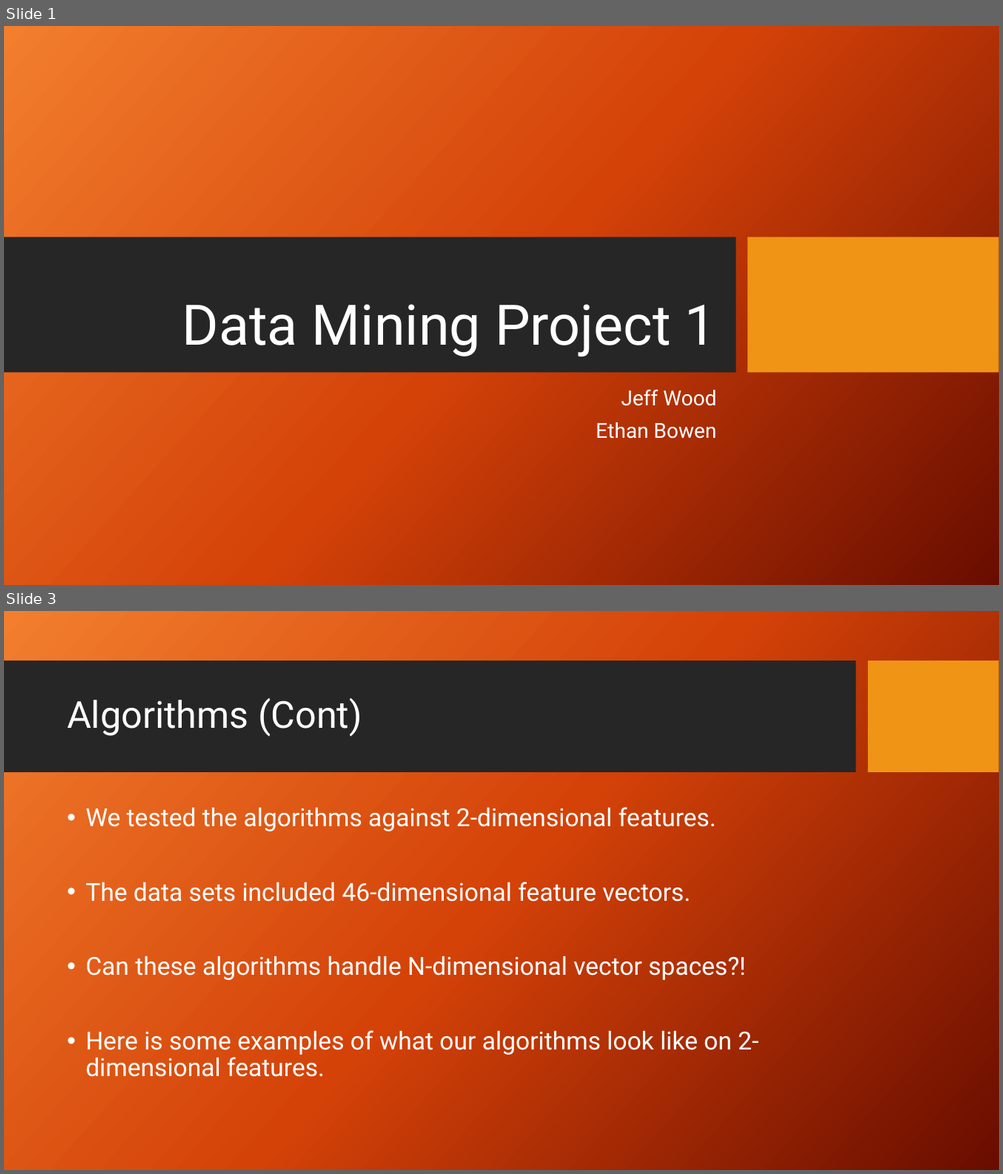
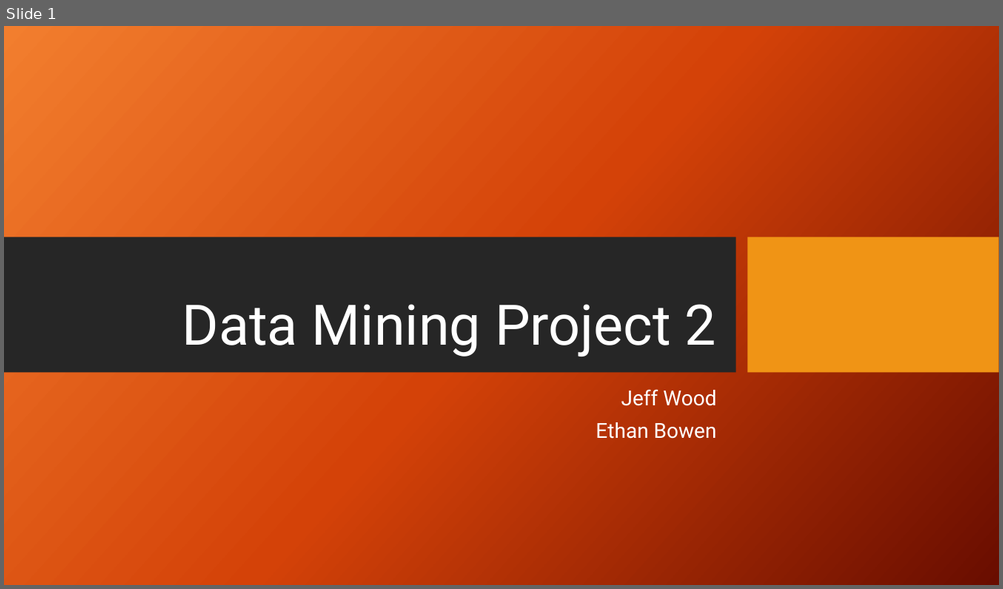
Before and after one commit to WoodMath/cse5334, a slide deck: hw02/Data Mining Project 2.pptx. Shown one above the other, each under a label of ours: slides 1 and 3 before the commit, slide 1 after it; the slides between them are not shown. The pictures are 1003x1174 and 1003x589 pixels, drawn with LibreOffice and Linux fonts; fonts in the diff are those of the drawing; background and template pictures are left out. Boxes give left, top, right and bottom in pixels: in the first picture for what was removed or moved away, otherwise in the second. Text is boxed around its words. In the diff, an @@ line names an element or a change of style, - is before the commit and + after.

```diff
--- a/hw02/Data Mining Project 2.pptx
+++ b/hw02/Data Mining Project 2.pptx
@@ slide 3 removed at <box>4,611,999,1170</box>, background picture (left out) @@
@@ rectangle removed at <box>4,661,855,773</box> @@
@@ rectangle removed at <box>868,661,999,773</box> @@
@@ title removed at <box>67,698,362,737</box> @@
-Algorithms (Cont)
@@ text removed at <box>85,807,758,1077</box> @@
-• We tested the algorithms against 2-dimensional features.
-• The data sets included 46-dimensional feature vectors.
-• Can these algorithms handle N-dimensional vector spaces?!
-• Here is some examples of what our algorithms look like on 2-dimensional features.
@@ slide 1 changed as well @@
@@ title at <box>182,304,716,357</box>: text changed @@
-Data Mining Project 1
+Data Mining Project 2
```
Also in this commit, not shown: 4 slides added, 10 other slides removed, 5 other files.
